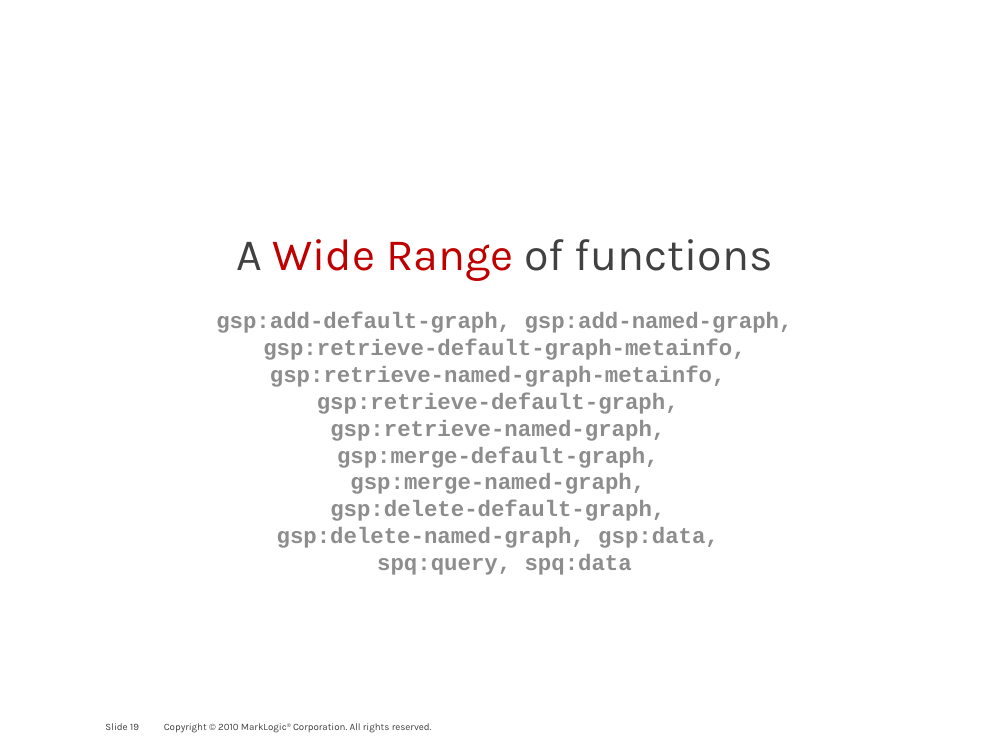
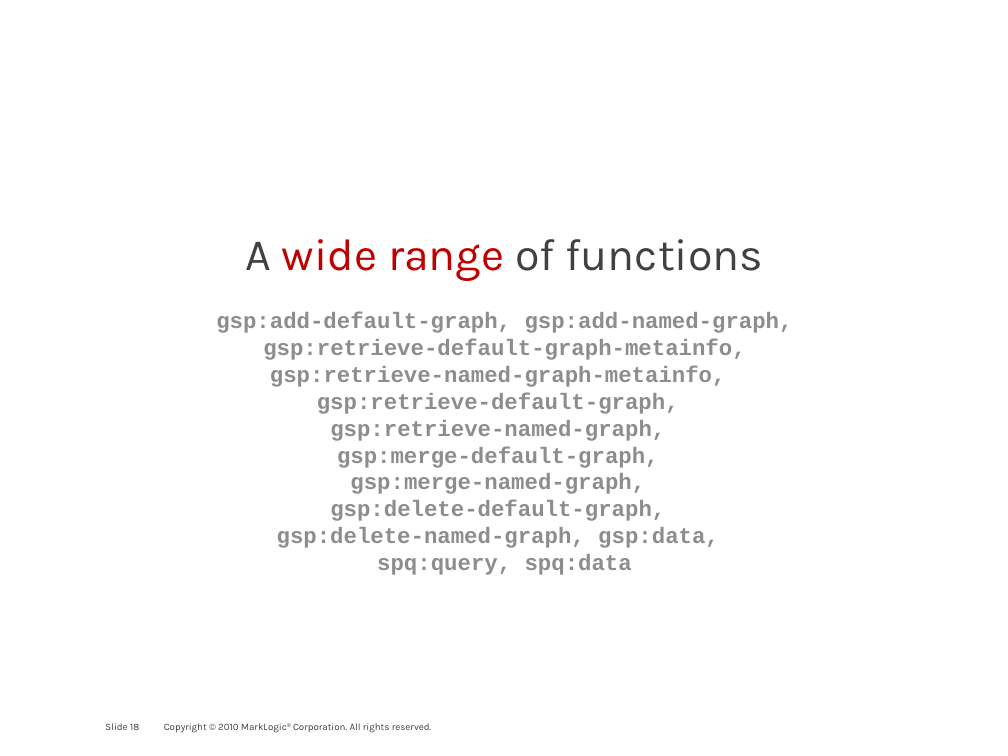
Before and after one commit to philipfennell/grasp, a slide deck: slide 18 of docs/marklogic_and_the_linked-data_connection.pptx (slide 19 before the commit). Drawn at 1008x756 pixels with LibreOffice and Linux fonts; fonts in the diff are those of the drawing; background and template pictures are left out. Boxes give left, top, right and bottom in pixels: in the first picture for what was removed or moved away, otherwise in the second. Text is boxed around its words. In the diff, an @@ line names an element or a change of style, - is before the commit and + after.

```diff
--- a/docs/marklogic_and_the_linked-data_connection.pptx
+++ b/docs/marklogic_and_the_linked-data_connection.pptx
@@ text at (246, 239, 763, 281): text changed @@
-A Wide Range of functions
+A wide range of functions
```
Also in this commit, not shown: 2 other slides changed, 1 slide removed, 1 other file.
